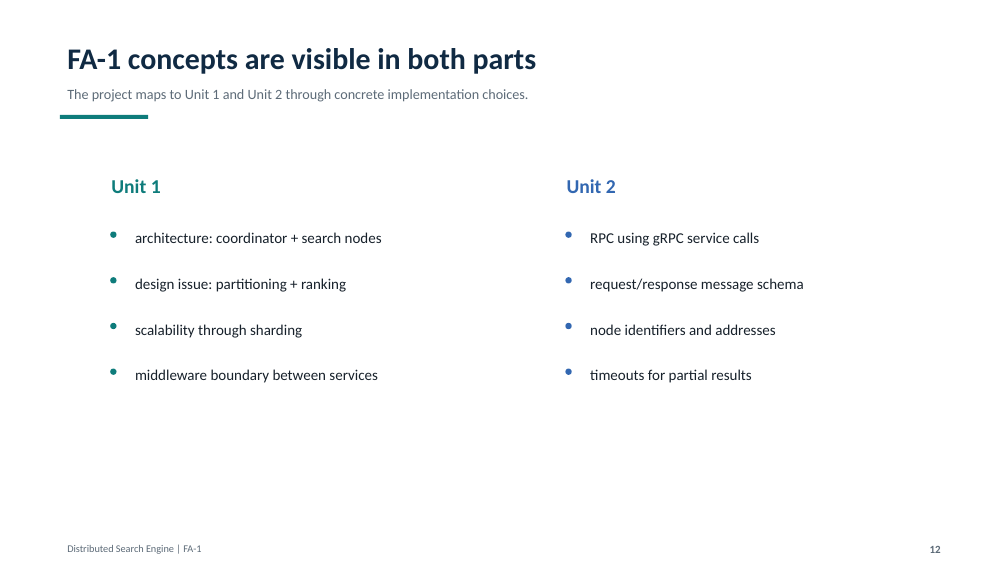
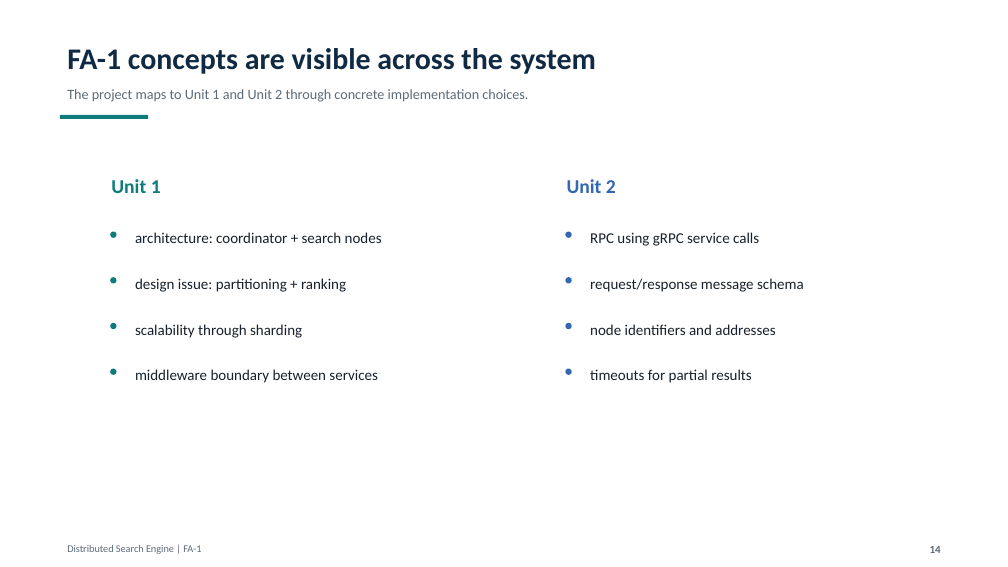
Before and after one commit to parth-darandale/ds-mini-project, a slide deck: slide 14 of Distributed_Search_Engine_FA1_Technical_Presentation.pptx (slide 12 before the commit). Drawn at 1008x567 pixels with LibreOffice and Linux fonts; fonts in the diff are those of the drawing. Boxes give left, top, right and bottom in pixels: in the first picture for what was removed or moved away, otherwise in the second. Text is boxed around its words. In the diff, an @@ line names an element or a change of style, - is before the commit and + after.

```diff
--- a/Distributed_Search_Engine_FA1_Technical_Presentation.pptx
+++ b/Distributed_Search_Engine_FA1_Technical_Presentation.pptx
@@ text at (x1=67, y1=48, x2=596, y2=74): text changed @@
-FA-1 concepts are visible in both parts
+FA-1 concepts are visible across the system
@@ text at (x1=930, y1=546, x2=941, y2=553): text changed @@
-12
+14
```
Also in this commit, not shown: 6 other slides changed, 2 slides added, 1 other file.
